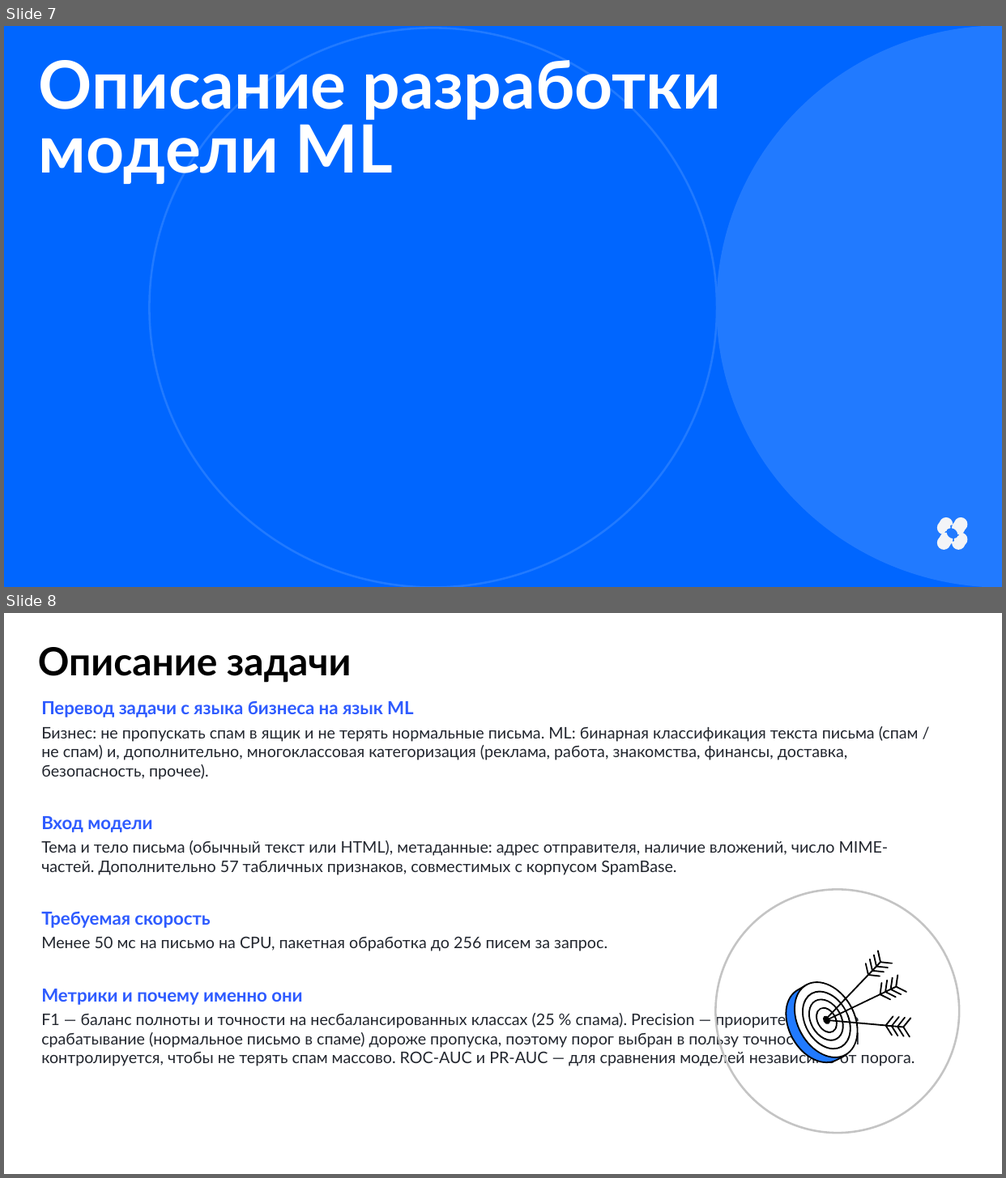
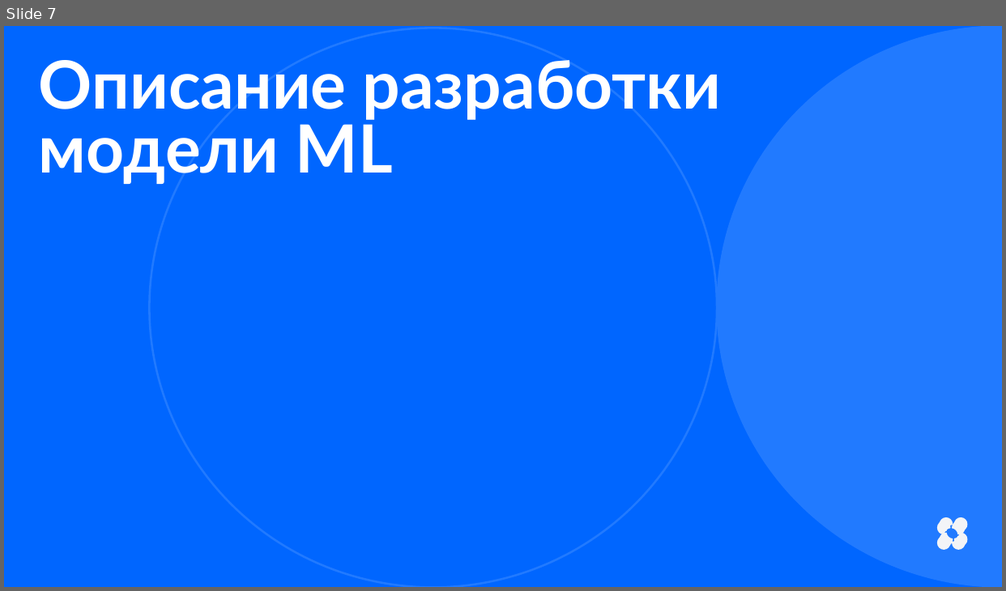
Before and after one commit to Andrey123654/antispam-ml, a slide deck: reports/MKB251-RazhnovAP_Итоговое_задание.pptx. Shown one above the other, each under a label of ours: slides 7 and 8 before the commit, slide 7 after it. The pictures are 1006x1178 and 1006x591 pixels, drawn with LibreOffice and Linux fonts; fonts in the diff are those of the drawing. Boxes give left, top, right and bottom in pixels: in the first picture for what was removed or moved away, otherwise in the second. Text is boxed around its words. In the diff, an @@ line names an element or a change of style, - is before the commit and + after.

```diff
--- a/reports/MKB251-RazhnovAP_Итоговое_задание.pptx
+++ b/reports/MKB251-RazhnovAP_Итоговое_задание.pptx
@@ slide 8 removed at box(4, 613, 1002, 1174), background #FFFFFF @@
@@ text removed at box(38, 647, 351, 683) @@
-Описание задачи
@@ text removed at box(41, 701, 918, 1067) @@
-Перевод задачи с языка бизнеса на язык ML
-Бизнес: не пропускать спам в ящик и не терять нормальные письма. ML: бинарная классификация текста письма (спам / не спам) и, дополнительно, многоклассовая категоризация (реклама, работа, знакомства, финансы, доставка, безопасность, прочее).
-Вход модели
-Тема и тело письма (обычный текст или HTML), метаданные: адрес отправителя, наличие вложений, число MIME-частей. Дополнительно 57 табличных признаков, совместимых с корпусом SpamBase.
-Требуемая скорость
-Менее 50 мс на письмо на CPU, пакетная обработка до 256 писем за запрос.
-Метрики и почему именно они
-F1 — баланс полноты и точности на несбалансированных классах (25 % спама). Precision — приоритет: ложное срабатывание (нормальное письмо в спаме) дороже пропуска, поэтому порог выбран в пользу точности. Recall контролируется, чтобы не терять спам массово. ROC-AUC и PR-AUC — для сравнения моделей независимо от порога.
@@ ellipse removed at box(715, 889, 959, 1133) @@
@@ group removed at box(784, 950, 911, 1064): 14 freeform shapes @@
```
Also in this commit, not shown: 4 slides changed, 12 slides added, 11 other slides removed, 1 other file.
